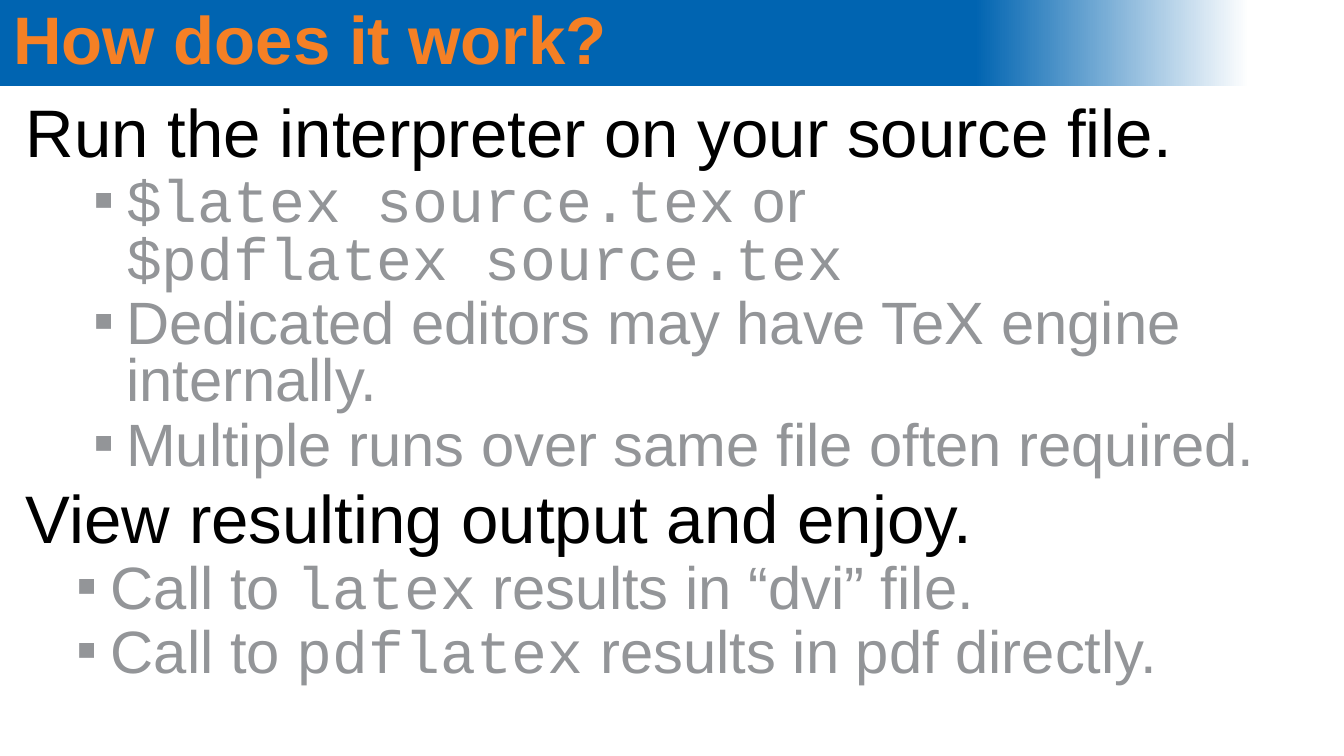
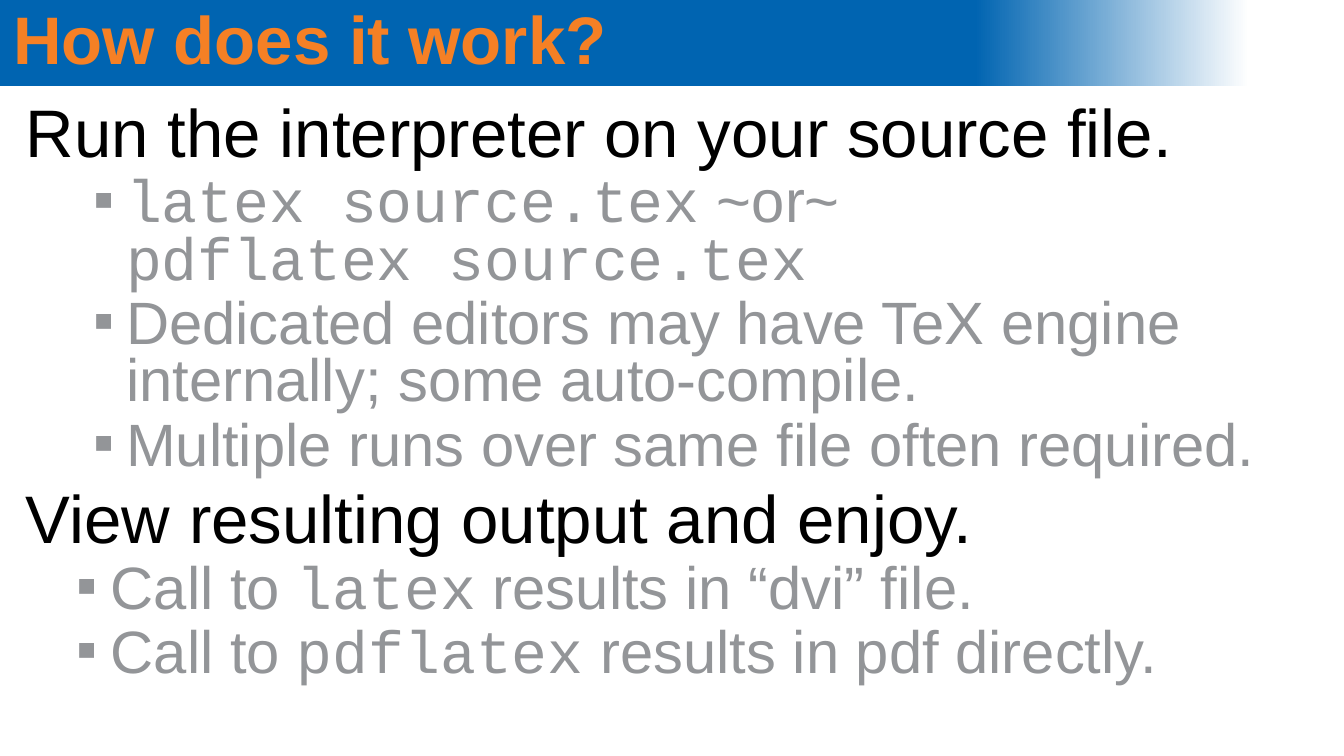
Before and after one commit to spacecataz/sciprog_teaching, a slide deck: slide 5 of LaTeX/latex_intro.pptx (slide 4 before the commit). Drawn at 1344x756 pixels with LibreOffice and Linux fonts; fonts in the diff are those of the drawing; background and template pictures are left out. Boxes give left, top, right and bottom in pixels: in the first picture for what was removed or moved away, otherwise in the second. Text is boxed around its words. In the diff, an @@ line names an element or a change of style, - is before the commit and + after.

```diff
--- a/LaTeX/latex_intro.pptx
+++ b/LaTeX/latex_intro.pptx
@@ text at (126,179,1180,413): text changed @@
-  ▪ $latex source.tex or
-    $pdflatex source.tex
-  ▪ Dedicated editors may have TeX engine internally.
+  ▪ latex source.tex ~or~
+    pdflatex source.tex
+  ▪ Dedicated editors may have TeX engine internally; some auto-compile.
```
Also in this commit, not shown: 6 other slides changed, 1 slide added.
